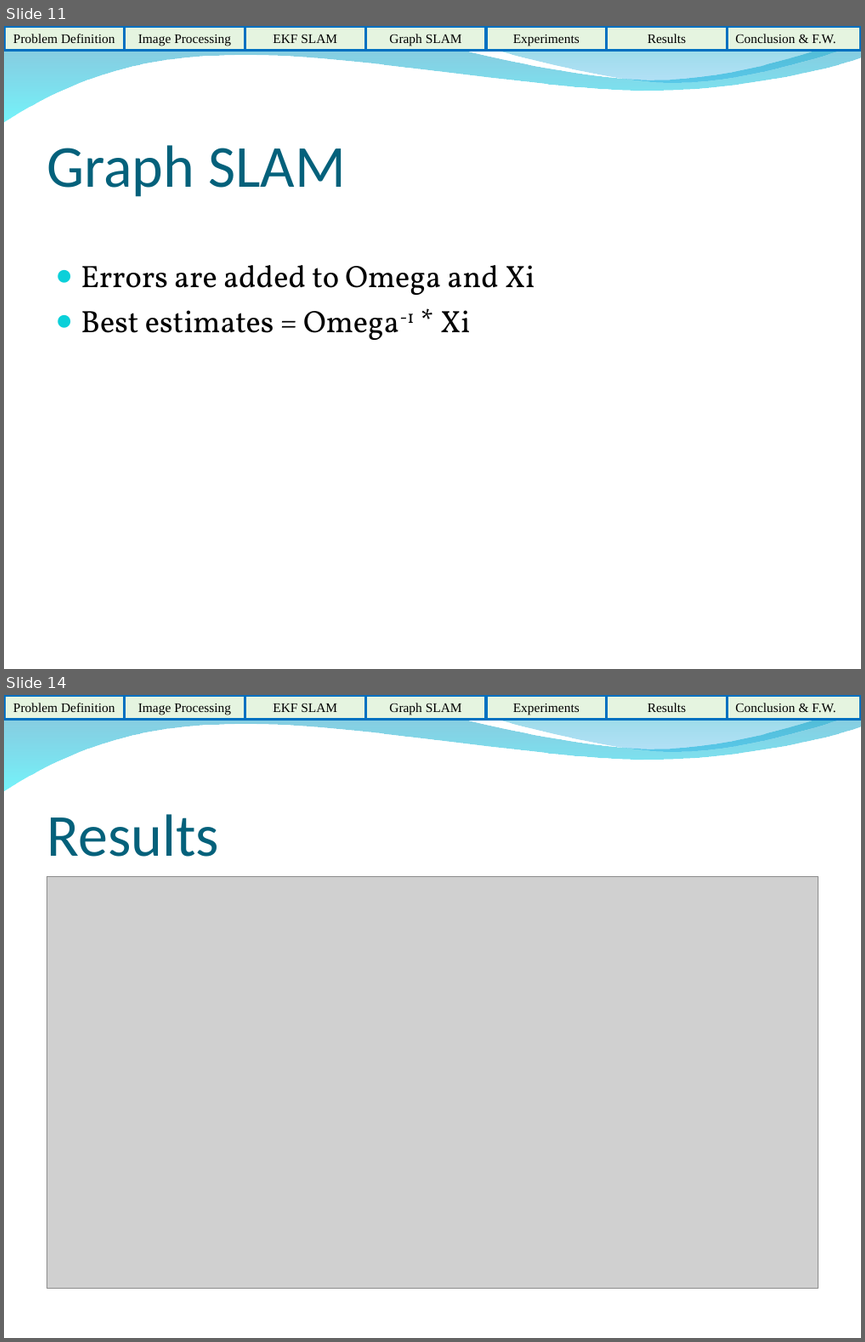
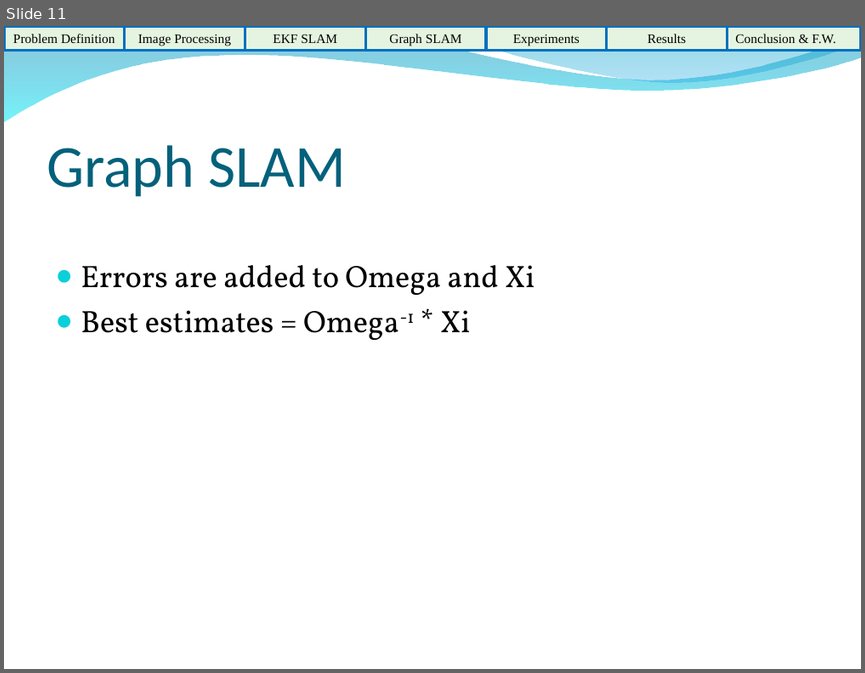
Before and after one commit to HerkyJerky/NAO-ALPHA-AS-FUCK-ROBOTS, a slide deck: Presentation Parts/Final Presentation.ppt. Shown one above the other, each under a label of ours: slides 11 and 14 before the commit, slide 11 after it; the slides between them are not shown. The pictures are 865x1342 and 865x673 pixels, drawn with LibreOffice and Linux fonts; fonts in the diff are those of the drawing; grey boxes stand for pictures; background and template pictures are left out. Boxes give left, top, right and bottom in pixels: in the first picture for what was removed or moved away, otherwise in the second. Text is boxed around its words. In the diff, an @@ line names an element or a change of style, - is before the commit and + after.

```diff
--- a/Presentation Parts/Final Presentation.ppt
+++ b/Presentation Parts/Final Presentation.ppt
@@ slide 14 removed at [4,695,861,1338], background picture (left out); not listed: 2 template elements that a slide beside it also shows @@
@@ rectangle removed at [4,695,125,720] @@
-Problem Definition
@@ rectangle removed at [125,695,245,720] @@
-Image Processing
@@ rectangle removed at [245,695,365,720] @@
-EKF SLAM
@@ rectangle removed at [365,695,487,720] @@
-Graph SLAM
@@ rectangle removed at [487,695,608,720] @@
-Experiments
@@ rectangle removed at [607,695,727,720] @@
-Results
@@ rectangle removed at [727,695,861,720] @@
-Conclusion & F.W.
@@ title removed at [46,814,219,857] @@
-Results
@@ picture removed at [46,877,818,1288] @@
```
Also in this commit, not shown: 2 slides changed, 1 slide added.
